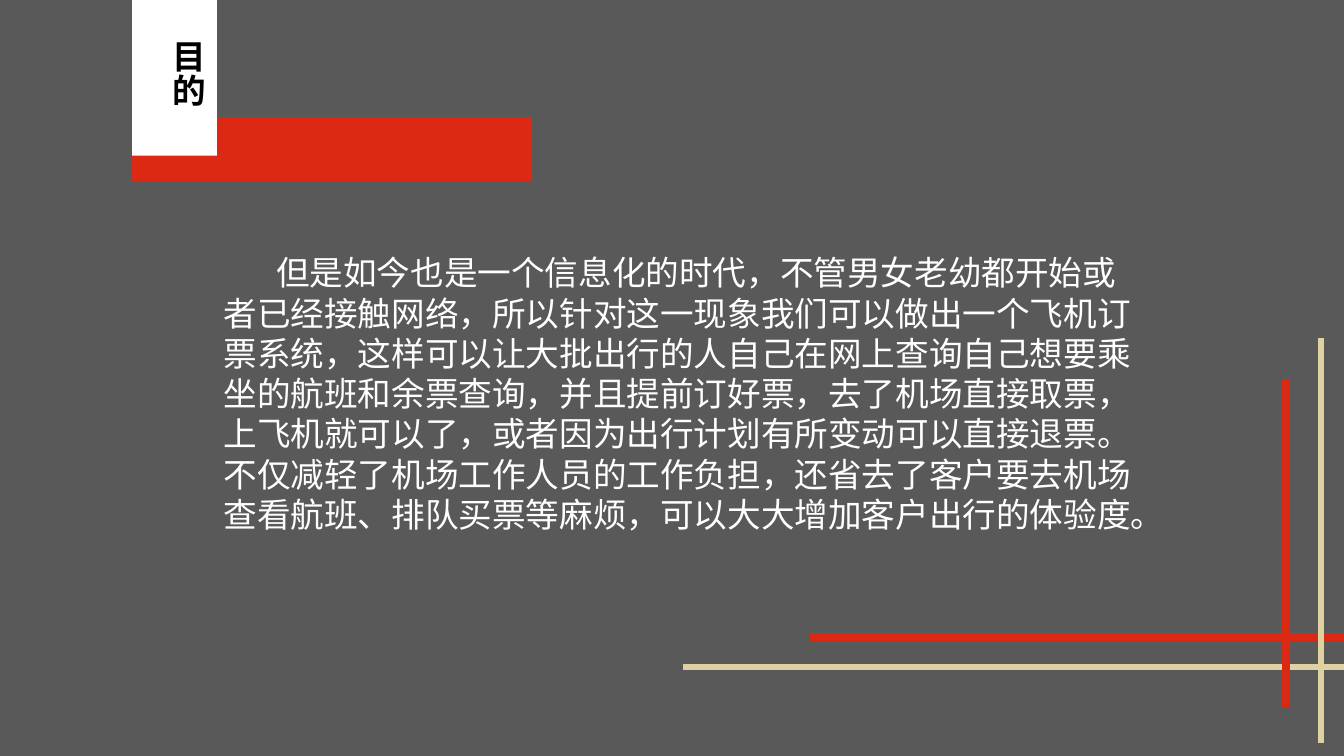
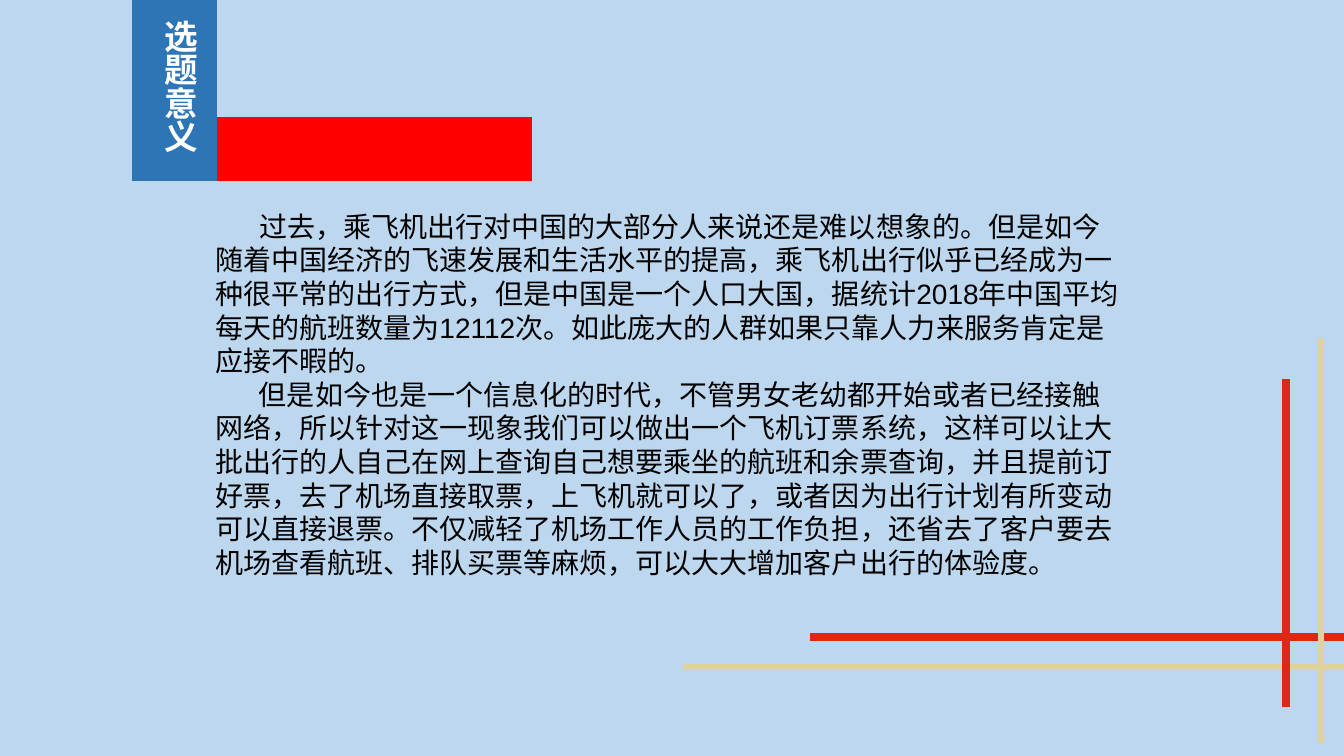
Before and after one commit to Henry0227/Imnujava, a slide deck: slide 3 of 20151104818_haoriwa_airplane/毕设资料/浩日瓦.pptx (slide 4 before the commit). Drawn at 1344x756 pixels with LibreOffice and Linux fonts; fonts in the diff are those of the drawing. Boxes give left, top, right and bottom in pixels: in the first picture for what was removed or moved away, otherwise in the second. Text is boxed around its words. In the diff, an @@ line names an element or a change of style, - is before the commit and + after.

```diff
--- a/20151104818_haoriwa_airplane/毕设资料/浩日瓦.pptx
+++ b/20151104818_haoriwa_airplane/毕设资料/浩日瓦.pptx
@@ background #595959 to #BDD7EE @@
@@ rectangle: place and size @@
-rectangle at [132,0,217,156]
+rectangle at [132,0,217,180]
@@ rectangle at [132,0,217,180]: fill #FFFFFF to #2E75B6 @@
@@ text at [164,20,198,152]: text changed; text colour #000000 to #FFFFFF @@
-目的
+选题意义
@@ freeform shape at [132,118,532,181]: fill #DB2914 to #FF0000 @@
@@ text "过去，乘飞机出行对中国的大部分人来说还是难以想象的。但是如今随着中国经济的飞速发展和生活水平的提高，乘飞机出行似乎已经成 ...": place and size @@
-text "过去，乘飞机出行对中国的大部分人来说还是难以想象的。但是如今随着中国经济的飞速发展和生活水平的提高，乘飞机出行似乎已经成 ..." at [223,256,1164,531]
+text "过去，乘飞机出行对中国的大部分人来说还是难以想象的。但是如今随着中国经济的飞速发展和生活水平的提高，乘飞机出行似乎已经成 ..." at [215,213,1119,576]
@@ text at [215,213,1119,374]: paragraph added @@
+过去，乘飞机出行对中国的大部分人来说还是难以想象的。但是如今随着中国经济的飞速发展和生活水平的提高，乘飞机出行似乎已经成为一种很平常的出行方式，但是中国是一个人口大国，据统计2018年中国平均每天的航班数量为12112次。如此庞大的人群如果只靠人力来服务肯定是应接不暇的。
@@ text at [215,381,1112,576]: size 24 to 20 pt, text colour #FFFFFF to #000000 in "但是如今也是一个信息化的时代，不管男女老幼都开始或者已经接触网络，所以针对这一现象我们可以做出一个飞机订票系统，这样可以 ..." @@
```
Also in this commit, not shown: 4 other slides changed, 3 slides added, 1 slide removed, 11 other files.
